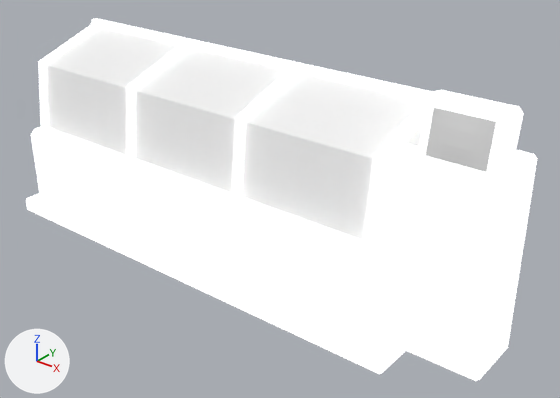
The glTF model assets/models/rooms/rm_med_pod.glb as it was, and as the next commit left it.
Rendered twice from a 50 mm camera at (2.459, -2.774, 2.021) aimed at (0.246, -0.008, 0.306). Lighting does not change. The marker at lower left points along +X, +Y and +Z. The picture after the commit comes second. Objects named as collision shapes, trigger or cutter boxes, shadow casters or lower levels of detail are left out.

Objects in the first picture: 'glass', 'rm_med_pod', 'screen_med'.
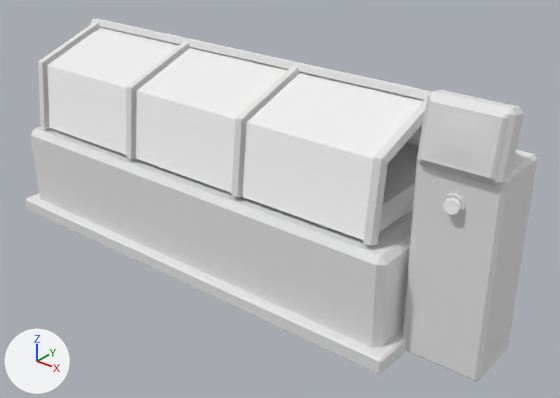
Pixel boxes (x1, y1, x2, y2) of what changed, in the pictures (560 x 398 px):
'rm_med_pod', surface changed (darker): (26, 18, 537, 381) in both
'pod_lamp', added: after (443, 197, 461, 215)

The change, as a diff of the scene's bpy script:
```diff
--- a/assets/models/rooms/rm_med_pod.glb.py
+++ b/assets/models/rooms/rm_med_pod.glb.py
@@ mat_rm_med_pod @@
 mat_rm_med_pod.roughness = 0.8
-mat_rm_med_pod.emission_strength = 1.0
@@ mat_lk_lamp @@
+mat_lk_lamp = principled_material('lk_lamp')
+mat_lk_lamp.base_color = (1.0, 1.0, 1.0)  # white #ffffff
+mat_lk_lamp.metallic = 1.0
+mat_lk_lamp.roughness = 1.0
@@ me_pod_lamp @@
+me_pod_lamp.from_pydata(...)  # an 8-sided cylinder along y spanning x 1.318..1.382, y -0.385..-0.355, z 0.718..0.782
+me_pod_lamp.materials.append(mat_lk_lamp)  # white #ffffff
@@ ob_pod_lamp @@
+ob_pod_lamp = bpy.data.objects.new('pod_lamp', me_pod_lamp)
+ob_pod_lamp.location = (0.0, 0.0, 0.0)
```
